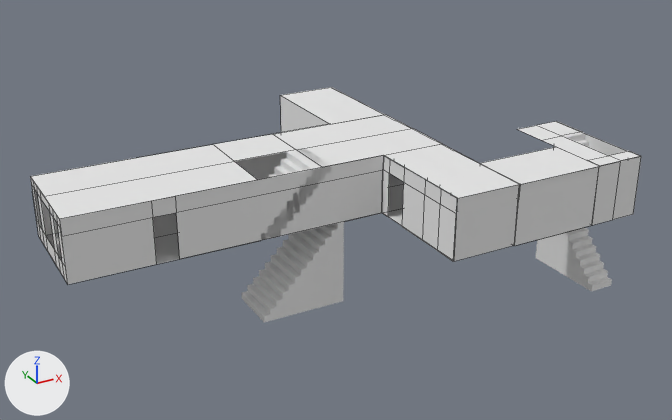
The Blender file Assets/models/floor_2/floor_2.blend as it was, and as the next commit left it.
Camera for both pictures: a camera (50 mm lens) standing at (-34.3, -114.4, 68.3) and looking at (28.2, -0.9, 11.5). Lighting does not change. The marker at lower left points along +X, +Y and +Z. Mesh edges are drawn as thin lines on the coarser meshes.

Names of what the first picture shows: 'center_hall_ceiling', 'center_hall_e_wall', 'center_hall_s_e_wall', 'main_floor', 'main_hall_ceiling', 'main_hall_wall_e', 'main_stairs_floor_1', 'main_stairs_floor_2', 'servant_stairs_floor_1', 'servant_stairway', 'servants_hall_ceiling', 'servants_hall_w_wall'.
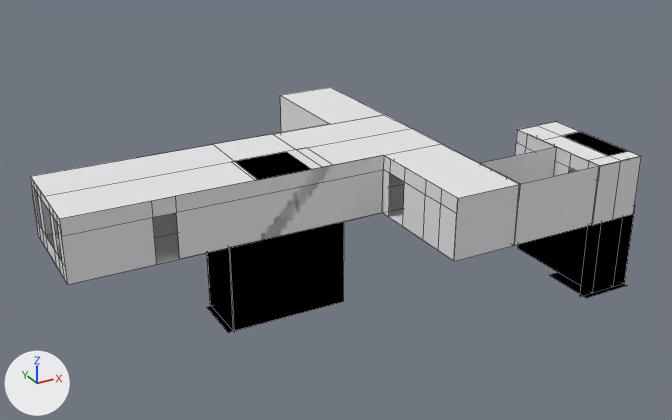
Pixel boxes (x1, y1, x2, y2) of what changed, in the pictures (672 x 420 px):
'blackness.003', added (black): after (229, 222, 344, 331)
'servants_hall_w_wall', moved: before (514, 167, 599, 246); after (514, 166, 599, 245)
'center_hall_s_e_wall', moved: before (382, 156, 457, 261); after (382, 156, 458, 261)
'blackness.007', added (black): after (580, 206, 635, 297)
'servants_hall_ceiling', hidden: before (480, 147, 599, 184)
'blackness.009', added (black): after (518, 223, 602, 293)
'servants_hall_w_wall.001', added: after (481, 147, 557, 184)
'blackness.004', added (black): after (207, 248, 234, 332)
'blackness.001', added (black): after (234, 152, 333, 181)
'servant_stairway.001', added: after (515, 130, 599, 222)
'blackness', added (black): after (563, 132, 628, 156)
'blackness.006', added: after (550, 272, 627, 298)
'blackness.005', added: after (207, 306, 281, 333)
'servants_hall_floor', moved: before (515, 225, 591, 246); after (517, 225, 589, 245)
'servants_hall_s_wall', moved (not visible before): after (480, 163, 520, 237)
'blackness.002', added: after (208, 234, 288, 298)
'blackness.008', added: after (613, 221, 622, 283)
'main_stairs_floor_1', unchanged, covered by the edit: before (241, 222, 344, 322); after (296, 224, 344, 288)
'servant_stairs_floor_1', unchanged, covered by the edit: before (536, 228, 612, 291)

Patch to the scene script:
```diff
--- a/Assets/models/floor_2/floor_2.blend.py
+++ b/Assets/models/floor_2/floor_2.blend.py
@@ me_plane @@
+me_plane.from_pydata([(1.0, -1.0, 0.0), (-1.0, -1.0, 0.0), (1.0, 1.0, 0.0), (-1.0, 1.0, 0.0)], [], [(1, 0, 2, 3)])
+me_plane.materials.append(mat_black)  # black #000000
@@ ob_servants_hall_w_wall @@
 ob_servants_hall_w_wall.matrix_parent_inverse = Matrix(((1.0, 0.0, 0.0, 0.0), (0.0, 1.0, 0.0, 0.0), (0.0, 0.0, 1.0, -2.0), (0.0, 0.0, 0.0, 1.0)))
-ob_servants_hall_w_wall.location = (34.96, 49.02, 0.0)
+ob_servants_hall_w_wall.location = (34.96, 49.02, 0.067)
 ob_servants_hall_w_wall.scale = (9.0, 7.0, 0.6)
@@ ob_center_hall_s_e_wall @@
 ob_center_hall_s_e_wall.matrix_parent_inverse = Matrix(((0.0385, 0.0, 0.0, 0.0), (0.0, 0.2, 0.0, -7.4), (0.0, 0.0, 1.667, -21.51), (0.0, 0.0, 0.0, 1.0)))
-ob_center_hall_s_e_wall.location = (0.0, 36.9, 13.0)
+ob_center_hall_s_e_wall.location = (0.0, 36.99, 13.0)
 ob_center_hall_s_e_wall.scale = (26.0, 5.0, 0.6)
@@ ob_servants_hall_ceiling @@
 ob_servants_hall_ceiling.scale = (9.0, 7.0, 0.6)
+ob_servants_hall_ceiling.hide_viewport = True
@@ ob_blackness @@
+ob_blackness = bpy.data.objects.new('blackness', me_plane)
+ob_blackness.location = (62.0, -18.7, 22.0)
+ob_blackness.rotation_euler = (3.142, 0.0, 0.0)  # degrees (180, 0, 0)
+ob_blackness.scale = (2.05, 5.06, 1.0)
@@ ob_blackness_001 @@
+ob_blackness_001 = bpy.data.objects.new('blackness.001', me_plane.copy())
+ob_blackness_001.location = (17.9, -4.0, 22.0)
+ob_blackness_001.rotation_euler = (3.142, 0.0, 0.0)  # degrees (180, 0, 0)
+ob_blackness_001.scale = (5.95, 4.11, 1.0)
@@ ob_blackness_002 @@
+ob_blackness_002 = bpy.data.objects.new('blackness.002', me_plane.copy())
+ob_blackness_002.location = (16.6, 0.3, 6.5)
+ob_blackness_002.rotation_euler = (1.571, 0.0, 0.0)  # degrees (90, 0, 0)
+ob_blackness_002.scale = (8.89, 6.53, 1.0)
@@ ob_blackness_003 @@
+ob_blackness_003 = bpy.data.objects.new('blackness.003', me_plane.copy())
+ob_blackness_003.location = (16.6, -8.0, 6.5)
+ob_blackness_003.rotation_euler = (-1.571, 0.0, 0.0)  # degrees (-90, 0, 0)
+ob_blackness_003.scale = (8.89, 6.53, 1.0)
@@ ob_blackness_004 @@
+ob_blackness_004 = bpy.data.objects.new('blackness.004', me_plane.copy())
+ob_blackness_004.location = (7.8, -3.8, 6.5)
+ob_blackness_004.rotation_euler = (0.0, 1.571, 0.0)  # degrees (0, 90, 0)
+ob_blackness_004.scale = (6.62, 4.56, 1.0)
@@ ob_blackness_005 @@
+ob_blackness_005 = bpy.data.objects.new('blackness.005', me_plane.copy())
+ob_blackness_005.location = (11.1, -4.0, 0.0)
+ob_blackness_005.scale = (4.22, 4.11, 1.0)
@@ ob_blackness_006 @@
+ob_blackness_006 = bpy.data.objects.new('blackness.006', me_plane.copy())
+ob_blackness_006.location = (62.1, -20.5, 0.0)
+ob_blackness_006.rotation_euler = (0.0, 0.0, 1.571)  # degrees (0, 0, 90)
+ob_blackness_006.scale = (4.22, 4.11, 1.0)
@@ ob_blackness_007 @@
+ob_blackness_007 = bpy.data.objects.new('blackness.007', me_plane.copy())
+ob_blackness_007.location = (61.9, -23.9, 6.5)
+ob_blackness_007.rotation_euler = (-1.571, 1.571, 0.0)  # degrees (-90, 90, 0)
+ob_blackness_007.scale = (6.62, 4.56, 1.0)
@@ ob_blackness_008 @@
+ob_blackness_008 = bpy.data.objects.new('blackness.008', me_plane.copy())
+ob_blackness_008.location = (64.0, -15.1, 6.5)
+ob_blackness_008.rotation_euler = (-1.571, 0.0, 1.571)  # degrees (-90, 0, 90)
+ob_blackness_008.scale = (8.89, 6.53, 1.0)
@@ ob_blackness_009 @@
+ob_blackness_009 = bpy.data.objects.new('blackness.009', me_plane.copy())
+ob_blackness_009.location = (59.9, -15.1, 6.5)
+ob_blackness_009.rotation_euler = (1.571, 0.0, 1.571)  # degrees (90, 0, 90)
+ob_blackness_009.scale = (8.89, 6.53, 1.0)
@@ ob_servants_hall_w_wall_001 @@
+ob_servants_hall_w_wall_001 = bpy.data.objects.new('servants_hall_w_wall.001', me_plane_023.copy())  # the mesh of ob_servants_hall_w_wall
+ob_servants_hall_w_wall_001.parent = ob_floor_2
+ob_servants_hall_w_wall_001.location = (8.219, 49.02, 0.067)
+ob_servants_hall_w_wall_001.rotation_euler = (0.0, 0.0, 3.142)  # degrees (0, 0, 180)
+ob_servants_hall_w_wall_001.scale = (9.0, 7.0, 0.6)
@@ ob_servant_stairway_001 @@
+ob_servant_stairway_001 = bpy.data.objects.new('servant_stairway.001', me_plane_002)  # 21 vertices, 11 faces; spans x -1.0..1.0, y -1.0..1.0, z 0.0..15.0
+ob_servant_stairway_001.parent = ob_floor_2
+ob_servant_stairway_001.location = (17.0, 60.13, 0.0)
+ob_servant_stairway_001.rotation_euler = (0.0, 0.0, 3.142)  # degrees (0, 0, 180)
+ob_servant_stairway_001.scale = (9.0, 4.0, 0.6)
```
